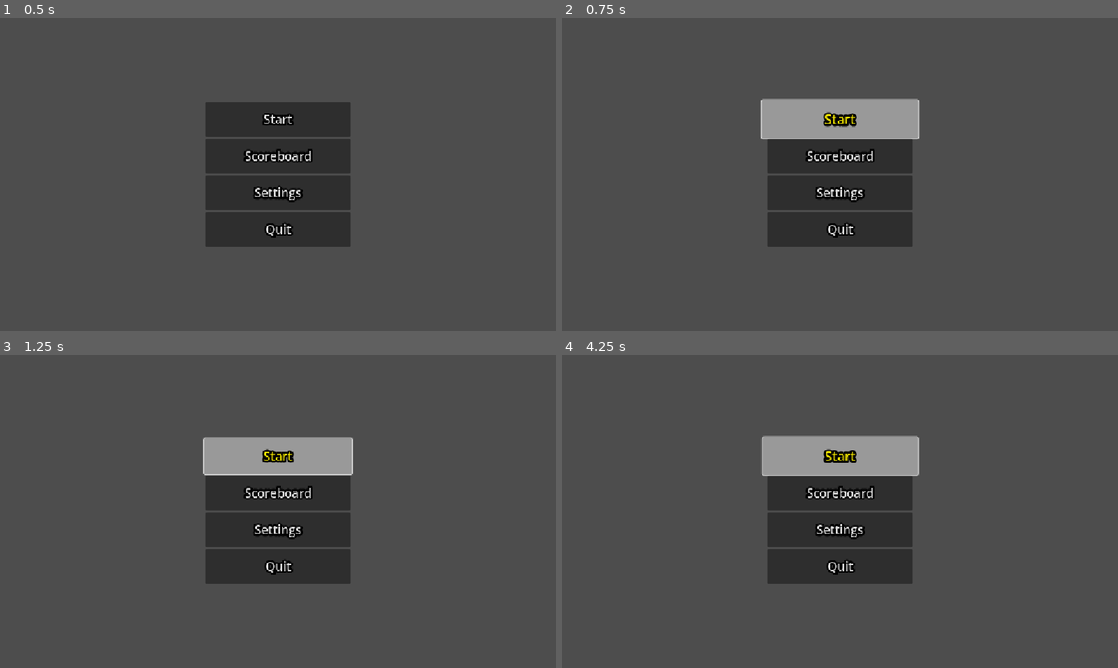
Above: before the commit, frames 1-4 (two rows, left to right).
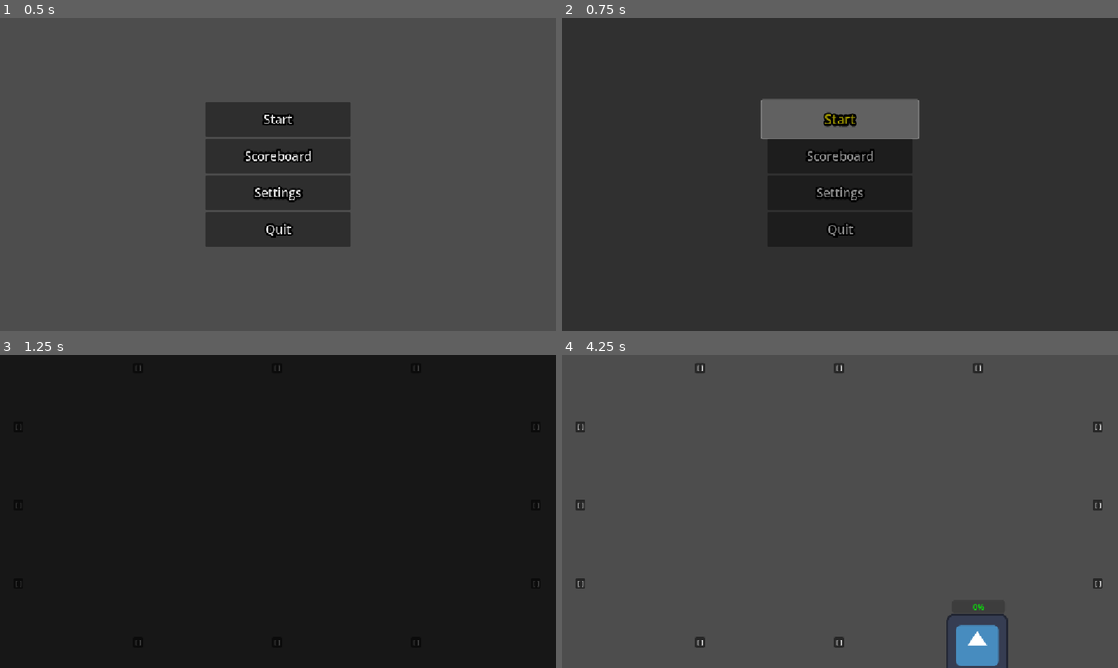
Above: after the commit, the same moments.

Repository: BananaVanGames/MiniJameGam52
Game: Godot game, scene res://ui/main_menu/main_menu.tscn
Same seed, same stepped clock (60 frames per second), same inputs: the game is played once before the commit and once after it. The engine's default icon, where the game draws it, is replaced by a stand-in: a white triangle on a blue panel in a dark square.
Inputs (mouse positions are in pixels of both pictures, inside the frame that each line leads up to):
- Up to frame 1 (0.5 s): no input
- Up to frame 2 (0.75 s): click "Start" at 0.5 s
- Up to frame 3 (1.25 s): no input
- Up to frame 4 (4.25 s): click (840, 455) at 1.25 s, where only the run before the commit has a clickable "Start"; click (840, 492) at 2 s, where only the run before the commit has a clickable "Scoreboard"; click (840, 492) at 2.75 s, where only the run before the commit has a clickable "Scoreboard"; click (840, 455) at 3.5 s, where only the run before the commit has a clickable "Start"

Frame 1 is identical in both runs. In frame 2, 91% of the frame differs, in the area x 0-100%, y 0-100%; in frame 3, 92%; in frame 4, 14%.

Commit message:
autoloaders and game intial try

Diff:
--- /dev/null
+++ b/autoloads/music_player.gd
@@ -0,0 +1,23 @@
+extends AudioStreamPlayer
+
+var target_dB: float = 0
+var fade_volume: bool = false
+
+func _process(_delta: float) -> void:
+	if fade_volume:
+		var tween = create_tween()
+		tween.tween_property(self,"volume_db", linear_to_db(target_dB), 0.1)
+		fade_volume = false
+
+
+func _ready() -> void:
+	bus = "Master"
+
+
+func load_track(audio: AudioStream) -> void:
+	stream = audio
+
+
+func change_db_to(new_dB: float) -> void:
+	fade_volume = true
+	target_dB = new_dB
--- /dev/null
+++ b/autoloads/scene_loader.gd
@@ -0,0 +1,54 @@
+extends Node
+
+#signal progress_changed(progress)
+signal load_finished
+
+var loading_screen: PackedScene = preload("uid://bexgy884vcrx3")
+var loaded_resource: PackedScene
+var scene_path: String
+# the reason the progress variable is a one-element array is that,
+# in gdscript, arrays are passed by reference in function args,
+#so the get_status function updates that very same variable, not a copy of it.
+#in a language like c++ you would be able to pass a reference or pointer to the float or double
+var progress: Array = []
+var use_sub_threads: bool = false
+
+
+func _ready() -> void:
+	set_process(false)
+
+
+# Called every frame. 'delta' is the elapsed time since the previous frame.
+func _process(delta: float) -> void:
+	# Avoid warning
+	var warning_delta = delta
+	if warning_delta: pass
+
+	var load_status = ResourceLoader.load_threaded_get_status(scene_path, progress)
+	#progress_changed.emit(progress[0])
+	match load_status:
+		ResourceLoader.THREAD_LOAD_INVALID_RESOURCE, ResourceLoader.THREAD_LOAD_FAILED:
+			set_process(false)
+		ResourceLoader.THREAD_LOAD_LOADED:
+			loaded_resource = ResourceLoader.load_threaded_get(scene_path)
+			get_tree().change_scene_to_packed(loaded_resource)
+			load_finished.emit()
+
+
+func load_scene(_scene_path: String) -> void:
+	scene_path = _scene_path
+
+	var new_load_screen = loading_screen.instantiate()
+	add_child(new_load_screen)
+	#progress_changed.connect(new_load_screen._on_progress_changed)
+	load_finished.connect(new_load_screen._on_load_finished)
+
+	await new_load_screen.loading_screen_ready
+
+	start_load()
+
+
+func start_load() -> void:
+	var state = ResourceLoader.load_threaded_request(scene_path, "", use_sub_threads)
+	if state == OK:
+		set_process(true)
--- a/game/background/background.tscn
+++ b/game/background/background.tscn
@@ -15,6 +15,8 @@
 anchors_preset = 15
 anchor_right = 1.0
 anchor_bottom = 1.0
+grow_horizontal = 2
+grow_vertical = 2
 size_flags_horizontal = 3
 size_flags_vertical = 3
 
--- /dev/null
+++ b/game/level1.tscn
@@ -0,0 +1,9 @@
+[gd_scene load_steps=3 format=3 uid="uid://d1gglgt76yt1s"]
+
+[ext_resource type="PackedScene" uid="uid://c0vvklnvontax" path="res://game/penguin_spawner.tscn" id="1_s6k5d"]
+[ext_resource type="PackedScene" uid="uid://d0qmhsecy1gnq" path="res://penguin/penguin.tscn" id="2_sgg2w"]
+
+[node name="Level1" type="Node2D"]
+
+[node name="PenguinSpawner" parent="." instance=ExtResource("1_s6k5d")]
+penguin_scene = ExtResource("2_sgg2w")
--- /dev/null
+++ b/game/penguin_spawner.gd
@@ -0,0 +1,95 @@
+# PenguinSpawner.gd
+# Attach to: Node2D in your main scene. No child nodes needed — everything is generated here.
+
+extends Node2D
+
+@export var penguin_scene: PackedScene
+
+@export_group("Spawn Points")
+@export var points_per_edge: int = 3
+@export var edge_inset: float    = 40.0
+
+@export_group("Spawning")
+@export var spawn_interval: float = 3.0
+@export var max_penguins: int     = 8
+
+const LETTER_POOL: Array[String] = [
+	"A","B","C","D","E","F","G","H",
+	"I","J","K","L","M","N","O","P",
+	"Q","R","S","T","U","V","W","X",
+	"Y","Z"
+]
+
+var _available_letters: Array[String] = []
+var _spawn_positions: Array[Vector2]  = []   # just positions, nothing more
+var _debug_labels: Array[Label]       = []   # one Label per spawn position
+
+# ─────────────────────────────────────────────
+func _ready() -> void:
+	_available_letters = LETTER_POOL.duplicate()
+	_generate_spawn_points()
+
+	var t := Timer.new()
+	t.wait_time = spawn_interval
+	t.autostart = true
+	t.one_shot  = false
+	t.timeout.connect(_on_spawn_timer)
+	add_child(t)
+
+# ─────────────────────────────────────────────
+func _generate_spawn_points() -> void:
+	var W: float = get_viewport_rect().size.x
+	var H: float = get_viewport_rect().size.y
+
+	for i in range(1, points_per_edge + 1):
+		var t: float = float(i) / float(points_per_edge + 1)
+		_spawn_positions.append(Vector2(W * t,        edge_inset))      # top
+		_spawn_positions.append(Vector2(W * t,        H - edge_inset))  # bottom
+		_spawn_positions.append(Vector2(edge_inset,   H * t))           # left
+		_spawn_positions.append(Vector2(W - edge_inset, H * t))         # right
+
+	# Create one debug Label per position — owned by this node
+	for pos in _spawn_positions:
+		var label := Label.new()
+		label.position = pos + Vector2(-12, -24)
+		label.text = "[ ]"
+		label.add_theme_font_size_override("font_size", 13)
+		var bg := StyleBoxFlat.new()
+		bg.bg_color = Color(0, 0, 0, 0.5)
+		bg.set_corner_radius_all(3)
+		bg.content_margin_left = 4; bg.content_margin_right = 4
+		bg.content_margin_top = 2;  bg.content_margin_bottom = 2
+		label.add_theme_stylebox_override("normal", bg)
+		add_child(label)
+		_debug_labels.append(label)
+
+# ─────────────────────────────────────────────
+func _on_spawn_timer() -> void:
+	if get_tree().get_nodes_in_group("penguins").size() >= max_penguins:
+		return
+	if _available_letters.is_empty():
+		return
+
+	var letter_idx: int    = randi() % _available_letters.size()
+	var letter: String     = _available_letters[letter_idx]
+	_available_letters.remove_at(letter_idx)
+
+	var pos_idx: int       = randi() % _spawn_positions.size()
+	var spawn_pos: Vector2 = _spawn_positions[pos_idx]
+
+	var penguin = penguin_scene.instantiate()
+	penguin.set_letter(letter)
+	penguin.position = spawn_pos
+	penguin.tree_exited.connect(_return_letter.bind(letter))
+	get_parent().add_child(penguin)
+
+	# Flash the label at that position
+	_debug_labels[pos_idx].text     = "[%s]" % letter
+	_debug_labels[pos_idx].modulate = Color.YELLOW
+	await get_tree().create_timer(0.5).timeout
+	_debug_labels[pos_idx].text     = "[ ]"
+	_debug_labels[pos_idx].modulate = Color.WHITE
+
+func _return_letter(letter: String) -> void:
+	if letter not in _available_letters:
+		_available_letters.append(letter)
--- /dev/null
+++ b/game/penguin_spawner.tscn
@@ -0,0 +1,6 @@
+[gd_scene load_steps=2 format=3 uid="uid://c0vvklnvontax"]
+
+[ext_resource type="Script" uid="uid://b6ntkfq5q6abf" path="res://game/penguin_spawner.gd" id="1_7gx6t"]
+
+[node name="PenguinSpawner" type="Marker2D"]
+script = ExtResource("1_7gx6t")
--- /dev/null
+++ b/loading_screen/loading_screen.gd
@@ -0,0 +1,20 @@
+extends CanvasLayer
+
+signal loading_screen_ready
+
+@export var animation_player: AnimationPlayer
+
+
+func _ready() -> void:
+	await animation_player.animation_finished
+	loading_screen_ready.emit()
+
+
+func _on_progress_changed(_new_value: float) -> void:
+	pass
+
+
+func _on_load_finished() -> void:
+	animation_player.play_backwards("transition")
+	await animation_player.animation_finished
+	queue_free()
--- /dev/null
+++ b/loading_screen/loading_screen.tscn
@@ -0,0 +1,63 @@
+[gd_scene load_steps=6 format=3 uid="uid://bexgy884vcrx3"]
+
+[ext_resource type="Script" uid="uid://cl1qpklki03t5" path="res://loading_screen/loading_screen.gd" id="1_knpss"]
+
+[sub_resource type="StyleBoxFlat" id="StyleBoxFlat_emsce"]
+bg_color = Color(0, 0, 0, 1)
+
+[sub_resource type="Animation" id="Animation_6rgyk"]
+length = 0.001
+tracks/0/type = "value"
+tracks/0/imported = false
+tracks/0/enabled = true
+tracks/0/path = NodePath(".:modulate")
+tracks/0/interp = 1
+tracks/0/loop_wrap = true
+tracks/0/keys = {
+"times": PackedFloat32Array(0),
+"transitions": PackedFloat32Array(1),
+"update": 0,
+"values": [Color(1, 1, 1, 0)]
+}
+
+[sub_resource type="Animation" id="Animation_78jp3"]
+resource_name = "transition"
+length = 0.5
+tracks/0/type = "value"
+tracks/0/imported = false
+tracks/0/enabled = true
+tracks/0/path = NodePath(".:modulate")
+tracks/0/interp = 1
+tracks/0/loop_wrap = true
+tracks/0/keys = {
+"times": PackedFloat32Array(0, 0.5),
+"transitions": PackedFloat32Array(1, 1),
+"update": 0,
+"values": [Color(1, 1, 1, 0), Color(1, 1, 1, 1)]
+}
+
+[sub_resource type="AnimationLibrary" id="AnimationLibrary_a6uaa"]
+_data = {
+&"RESET": SubResource("Animation_6rgyk"),
+&"transition": SubResource("Animation_78jp3")
+}
+
+[node name="LoadingScreen" type="CanvasLayer" node_paths=PackedStringArray("animation_player")]
+layer = 10
+script = ExtResource("1_knpss")
+animation_player = NodePath("Panel/AnimationPlayer")
+
+[node name="Panel" type="Panel" parent="."]
+modulate = Color(1, 1, 1, 0)
+anchors_preset = 15
+anchor_right = 1.0
+anchor_bottom = 1.0
+grow_horizontal = 2
+grow_vertical = 2
+theme_override_styles/panel = SubResource("StyleBoxFlat_emsce")
+
+[node name="AnimationPlayer" type="AnimationPlayer" parent="Panel"]
+libraries = {
+&"": SubResource("AnimationLibrary_a6uaa")
+}
+autoplay = "transition"
--- /dev/null
+++ b/penguin/penguin.gd
@@ -0,0 +1,84 @@
+extends CharacterBody2D
+
+@export var max_temperature: int   = 10
+@export var move_speed: float      = 60.0   ## pixels per second
+@export var dir_change_time: float = 1.5    ## seconds between direction changes
+
+var temperature: int  = 0
+var letter: String    = ""          ## set externally by spawner before _ready
+var _move_dir: Vector2 = Vector2.ZERO
+
+func _ready() -> void:
+	# --- Temperature bar setup ---
+	$TempBar.min_value = 0
+	$TempBar.max_value = max_temperature
+	$TempBar.value     = temperature
+	_update_bar_color()
+
+	# --- Letter label ---
+	$LetterLabel.text = letter   # letter must be assigned before _ready via set_letter()
+		# --- Timers ---
+	$DirTimer.wait_time = dir_change_time
+	$DirTimer.autostart = true
+	$DirTimer.timeout.connect(_on_dir_change)
+
+	# Pick an initial direction immediately
+	_pick_random_direction()
+
+func _physics_process(_delta: float) -> void:
+	velocity = _move_dir * move_speed
+	move_and_slide()
+
+	# Flip sprite to face movement direction (optional, remove if not needed)
+	if _move_dir.x != 0:
+		$Sprite2D.flip_h = _move_dir.x < 0
+
+func set_letter(l: String) -> void:
+	letter = l
+	if is_node_ready():
+		$LetterLabel.text = letter
+
+func cool_down(amount: int = 1) -> void:
+	temperature = clampi(temperature - amount, 0, max_temperature)
+	_sync_bar()
+
+func apply_heat(amount: int) -> void:
+	temperature = clampi(temperature + amount, 0, max_temperature)
+	_sync_bar()
+	_check_death()
+
+func _on_temp_tick() -> void:
+	temperature = clampi(temperature + 1, 0, max_temperature)
+	_sync_bar()
+	_check_death()
+
+func _on_dir_change() -> void:
+	_pick_random_direction()
+
+func _pick_random_direction() -> void:
+	# Random angle → unit vector so movement is truly omnidirectional
+	var angle: float = randf() * TAU          # TAU = 2π
+	_move_dir = Vector2(cos(angle), sin(angle))
+
+func _sync_bar() -> void:
+	$TempBar.value = temperature
+	_update_bar_color()
+
+func _update_bar_color() -> void:
+	var t: float = float(temperature) / float(max_temperature)  # 0.0 → 1.0
+	# Interpolate green (cool) → yellow → red (hot)
+	var color: Color = Color(t, 1.0 - t, 0.0)
+	# ProgressBar fill color via theme override
+	$TempBar.add_theme_color_override("font_color", color)       # fallback
+	var style := StyleBoxFlat.new()
+	style.bg_color = color
+	$TempBar.add_theme_stylebox_override("fill", style)
+
+func _check_death() -> void:
+	if temperature >= max_temperature:
+		_die()
+
+func _die() -> void:
+	# TODO: play death animation / emit signal before freeing
+	print("Penguin '%s' overheated!" % letter)
+	queue_free()
--- /dev/null
+++ b/penguin/penguin.tscn
@@ -0,0 +1,39 @@
+[gd_scene load_steps=4 format=3 uid="uid://d0qmhsecy1gnq"]
+
+[ext_resource type="Script" uid="uid://h0gxdqu3iynh" path="res://penguin/penguin.gd" id="1_td14q"]
+[ext_resource type="Texture2D" uid="uid://c0yrfi6xx2pg2" path="res://icon.svg" id="2_ptw1y"]
+
+[sub_resource type="RectangleShape2D" id="RectangleShape2D_un7j2"]
+size = Vector2(127, 124)
+
+[node name="Penguin" type="CharacterBody2D" groups=["penguins"]]
+script = ExtResource("1_td14q")
+
+[node name="Sprite2D" type="Sprite2D" parent="."]
+texture = ExtResource("2_ptw1y")
+
+[node name="CollisionShape2D" type="CollisionShape2D" parent="."]
+position = Vector2(-0.5, 0)
+shape = SubResource("RectangleShape2D_un7j2")
+
+[node name="DirTimer" type="Timer" parent="."]
+
+[node name="Area2D" type="Area2D" parent="."]
+
+[node name="AnimatedSprite2D" type="AnimatedSprite2D" parent="."]
+
+[node name="AnimationPlayer" type="AnimationPlayer" parent="."]
+
+[node name="AudioStreamPlayer" type="AudioStreamPlayer" parent="."]
+
+[node name="LetterLabel" type="Label" parent="."]
+offset_left = 2.0
+offset_top = 66.0
+offset_right = 42.0
+offset_bottom = 89.0
+
+[node name="TempBar" type="ProgressBar" parent="."]
+offset_left = -53.0
+offset_top = -92.0
+offset_right = 58.0
+offset_bottom = -65.0
--- a/project.godot
+++ b/project.godot
@@ -23,6 +23,8 @@
 [autoload]
 
 SettingsManager="*res://autoloads/settings_manager.gd"
+MusicPlayer="*res://autoloads/music_player.gd"
+SceneLoader="*res://autoloads/scene_loader.gd"
 
 [display]
 
--- a/ui/main_menu/main_menu.gd
+++ b/ui/main_menu/main_menu.gd
@@ -93,3 +93,7 @@
 
 func _on_quit_pressed():
 	get_tree().quit()
+
+
+func _on_start_pressed() -> void:
+	SceneLoader.load_scene("uid://d1gglgt76yt1s")
--- a/ui/main_menu/main_menu.tscn
+++ b/ui/main_menu/main_menu.tscn
@@ -319,4 +319,5 @@
 grow_vertical = 0
 text = "Back"
 
+[connection signal="pressed" from="Menu/Control/Start" to="." method="_on_start_pressed"]
 [connection signal="pressed" from="Menu/Control4/Quit" to="." method="_on_quit_pressed"]
